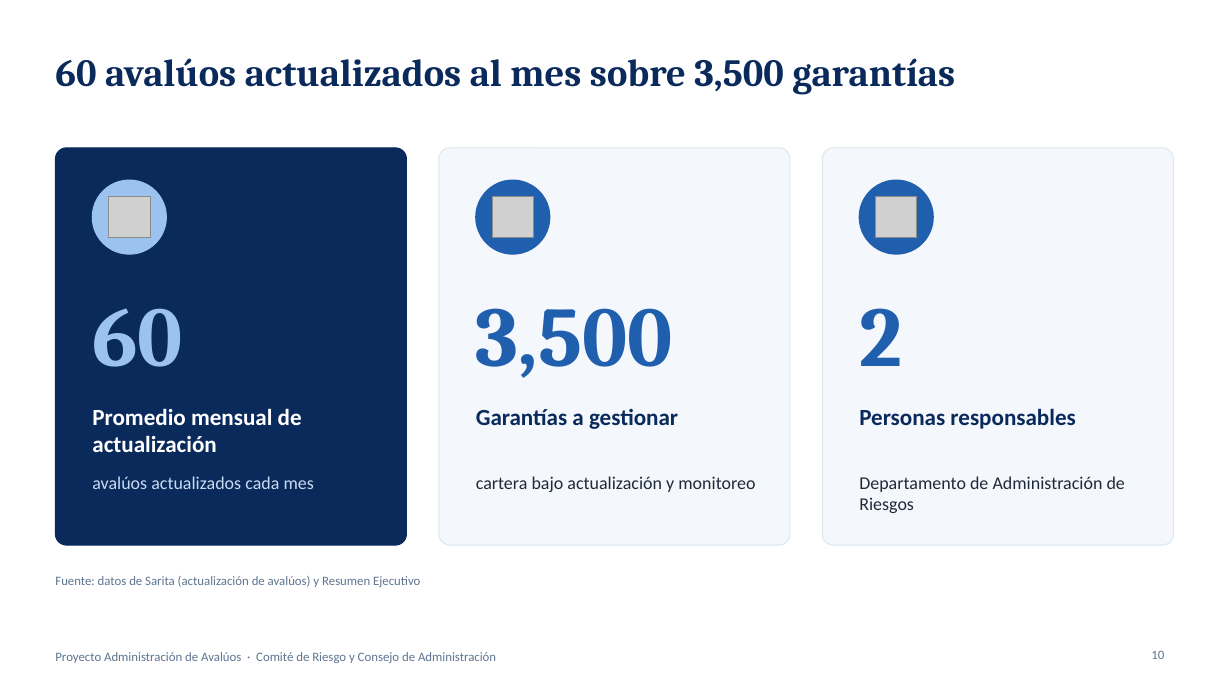
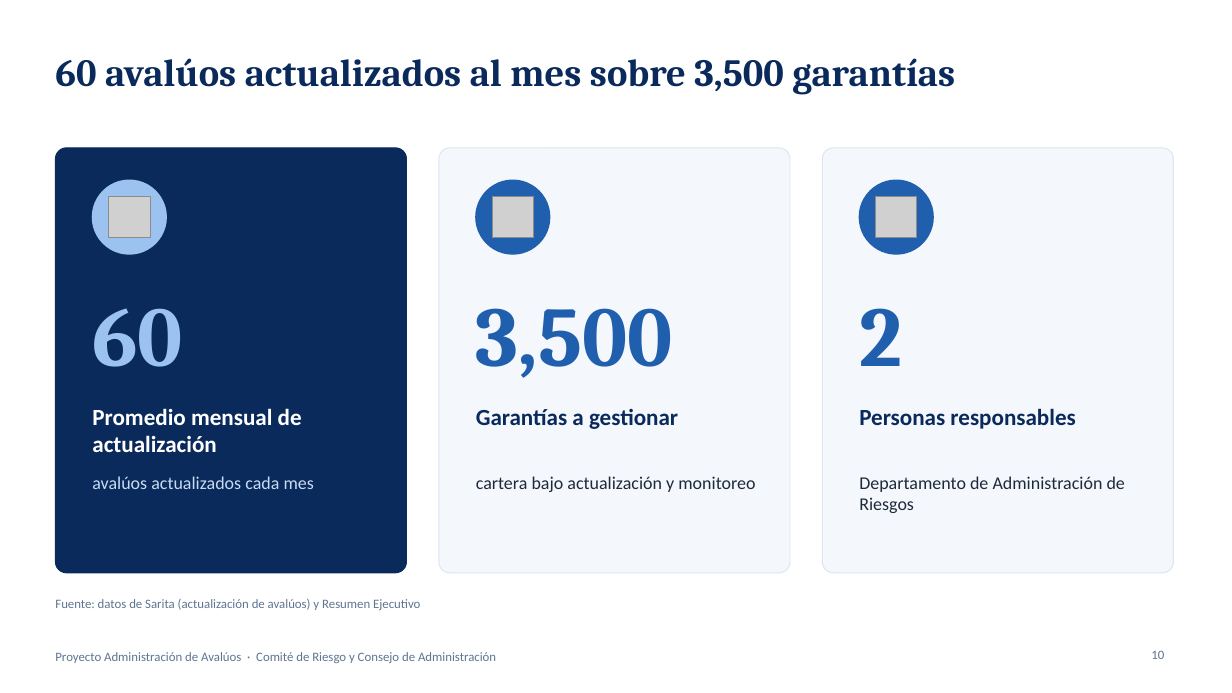
Before and after one commit to menjivar201280/riesgo, a slide deck: slide 10 of administracion-avaluos/Proyecto_Administracion_de_Avaluos.pptx. Drawn at 1232x693 pixels with LibreOffice and Linux fonts; fonts in the diff are those of the drawing; grey boxes stand for pictures. Boxes give left, top, right and bottom in pixels: in the first picture for what was removed or moved away, otherwise in the second. Text is boxed around its words. In the diff, an @@ line names an element or a change of style, - is before the commit and + after.

```diff
--- a/administracion-avaluos/Proyecto_Administracion_de_Avaluos.pptx
+++ b/administracion-avaluos/Proyecto_Administracion_de_Avaluos.pptx
@@ rounded rectangle: place and size @@
-rounded rectangle at (55,148,407,545)
+rounded rectangle at (55,148,407,573)
@@ rounded rectangle: place and size @@
-rounded rectangle at (439,148,790,545)
+rounded rectangle at (439,148,790,573)
@@ rounded rectangle: place and size @@
-rounded rectangle at (823,148,1174,545)
+rounded rectangle at (823,148,1174,573)
@@ text "Fuente: datos de Sarita (actualización ...": place and size @@
-text "Fuente: datos de Sarita (actualización ..." at (55,576,420,587)
+text "Fuente: datos de Sarita (actualización ..." at (55,599,420,610)
```
Also in this commit, not shown: 6 other slides changed.
